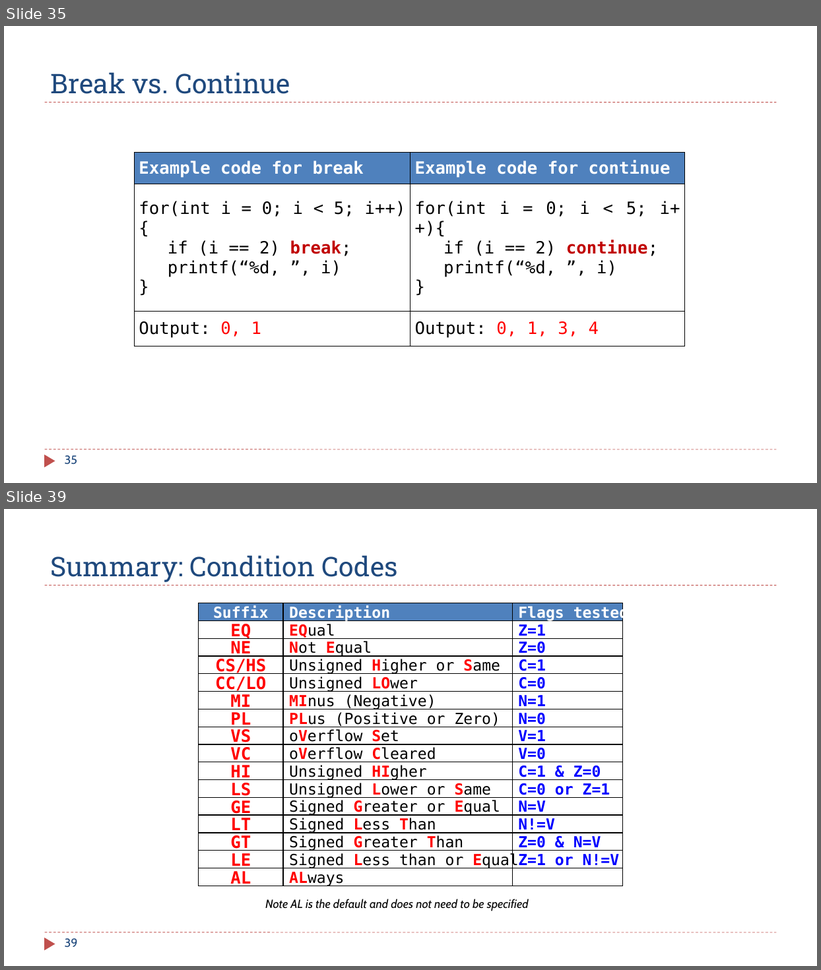
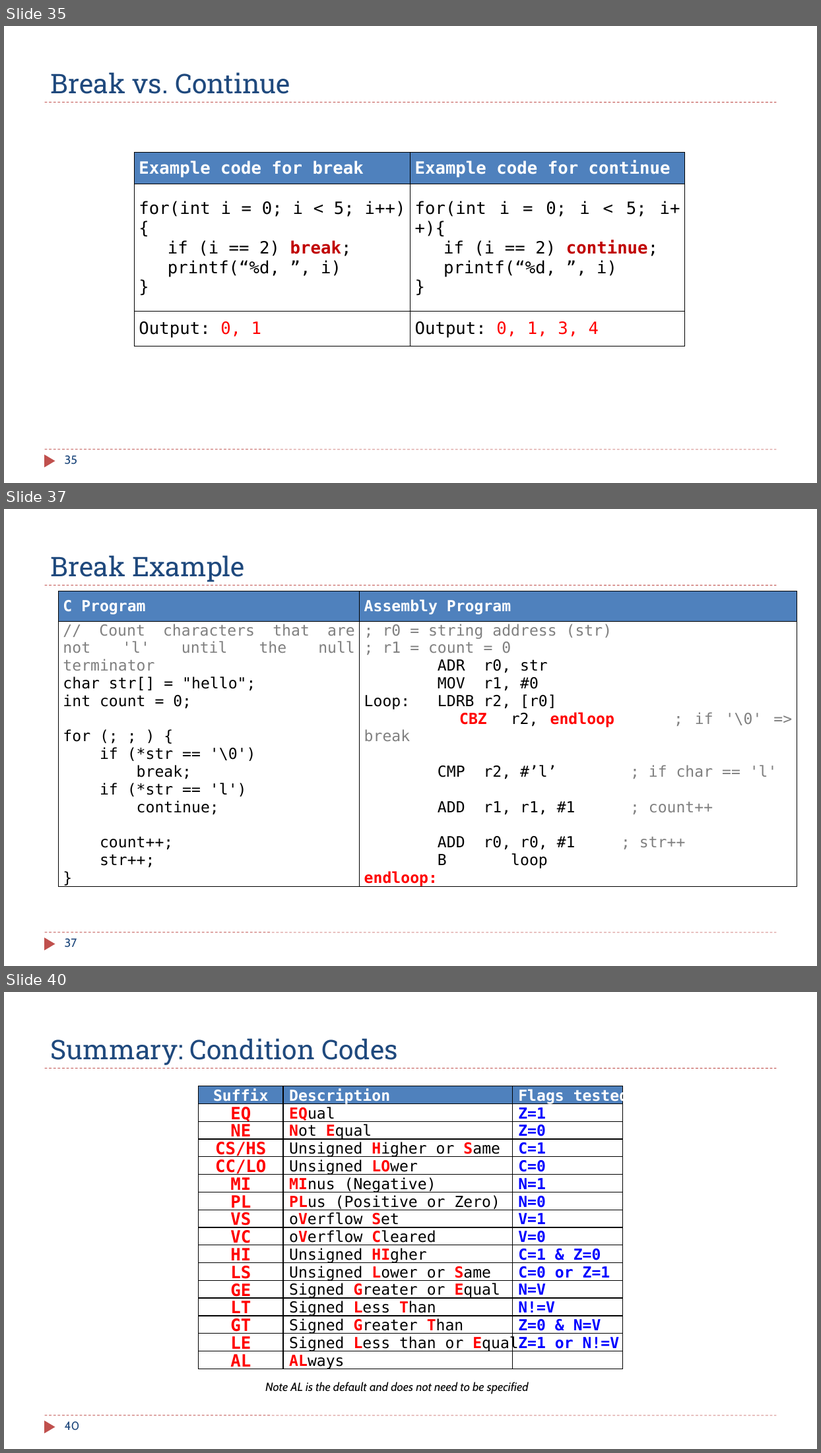
Before and after one commit to guhofstra/CSC111Fa25, a slide deck: PPTs/Ch6_ARM_Control_Flow.pptx. Shown one above the other, each under a label of ours: slides 35 and 39 before the commit, slides 35, 37 and 40 after it; the slides between them are not shown. The pictures are 821x970 and 821x1453 pixels, drawn with LibreOffice and Linux fonts; fonts in the diff are those of the drawing. Boxes give left, top, right and bottom in pixels: in the first picture for what was removed or moved away, otherwise in the second. Text is boxed around its words. In the diff, an @@ line names an element or a change of style, - is before the commit and + after.

```diff
--- a/PPTs/Ch6_ARM_Control_Flow.pptx
+++ b/PPTs/Ch6_ARM_Control_Flow.pptx
@@ slide 37 added at (4, 509, 817, 966), background #FFFFFF; not listed: 3 template elements that a slide beside it also shows @@
@@ title added at (51, 555, 245, 582), 32 pt, text #1F497D @@
+Break Example
@@ table added at (58, 591, 797, 890), 2 rows, 2 columns @@
+C Program | Assembly Program
+// Count characters that are not 'l' until the null terminator / char str[] = "hello"; / int count = 0; / for (; ; ) { / if (*str == '\0') / break; / if (*str == 'l') / continue; / count++; / str++; / } | ; r0 = string address (str) / ; r1 = count = 0 / ADR r0, str / MOV r1, #0 / Loop: LDRB r2, [r0] / CBZ r2, endloop ; if '\0' => break / CMP r2, #’l’ ; if char == 'l' / ADD r1, r1, #1 ; count++ / ADD r0, r0, #1 ; str++ / B loop / endloop:
@@ page number added at (65, 939, 77, 948), 14 pt, text #1F497D @@
+37
@@ what was slide 39 is now slide 40 @@
@@ page number at (65, 1422, 80, 1430): text changed @@
-39
+40
```
Also in this commit, not shown: 12 slides changed, 1 other slide added, 1 slide removed, 8 other files.
